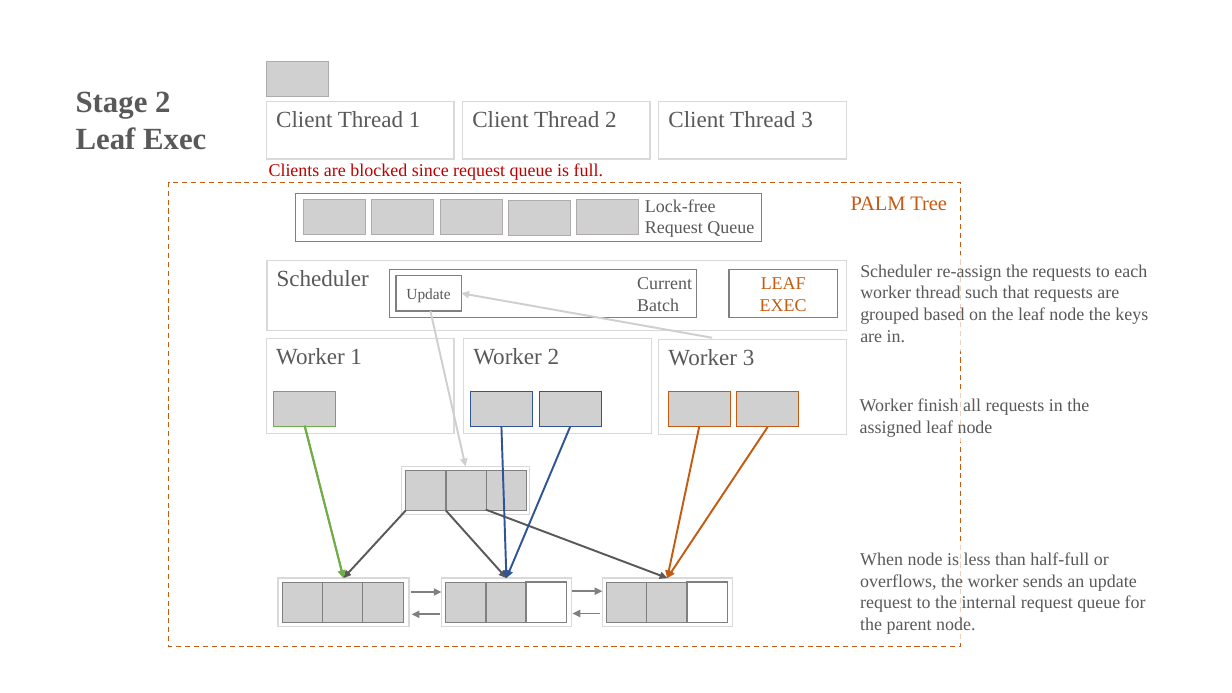
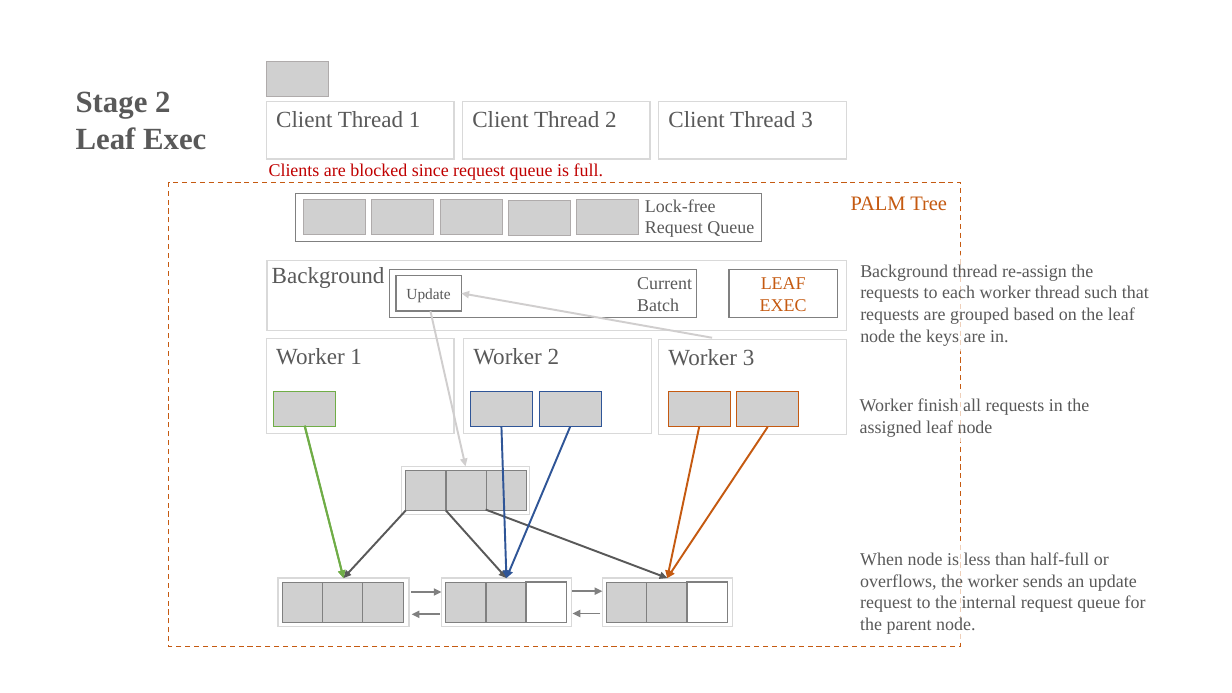
Before and after one commit to MarkChenYutian/B-plus-Forest, a slide deck: slide 6 of report/Figures.pptx. Drawn at 1232x693 pixels with LibreOffice and Linux fonts; fonts in the diff are those of the drawing; grey boxes stand for pictures. Boxes give left, top, right and bottom in pixels: in the first picture for what was removed or moved away, otherwise in the second. Text is boxed around its words. In the diff, an @@ line names an element or a change of style, - is before the commit and + after.

```diff
--- a/report/Figures.pptx
+++ b/report/Figures.pptx
@@ text added at <box>272,267,385,288</box>, 18 pt, text #595959 @@
+Background
@@ text at <box>860,263,1149,346</box>: text changed @@
-Scheduler re-assign the requests to each worker thread such that requests are grouped based on the leaf node the keys are in.
+Background thread re-assign the requests to each worker thread such that requests are grouped based on the leaf node the keys are in.
@@ text removed at <box>277,270,369,286</box> @@
-Scheduler
```
Also in this commit, not shown: 4 other slides changed, 1 slide added, 11 other files.
